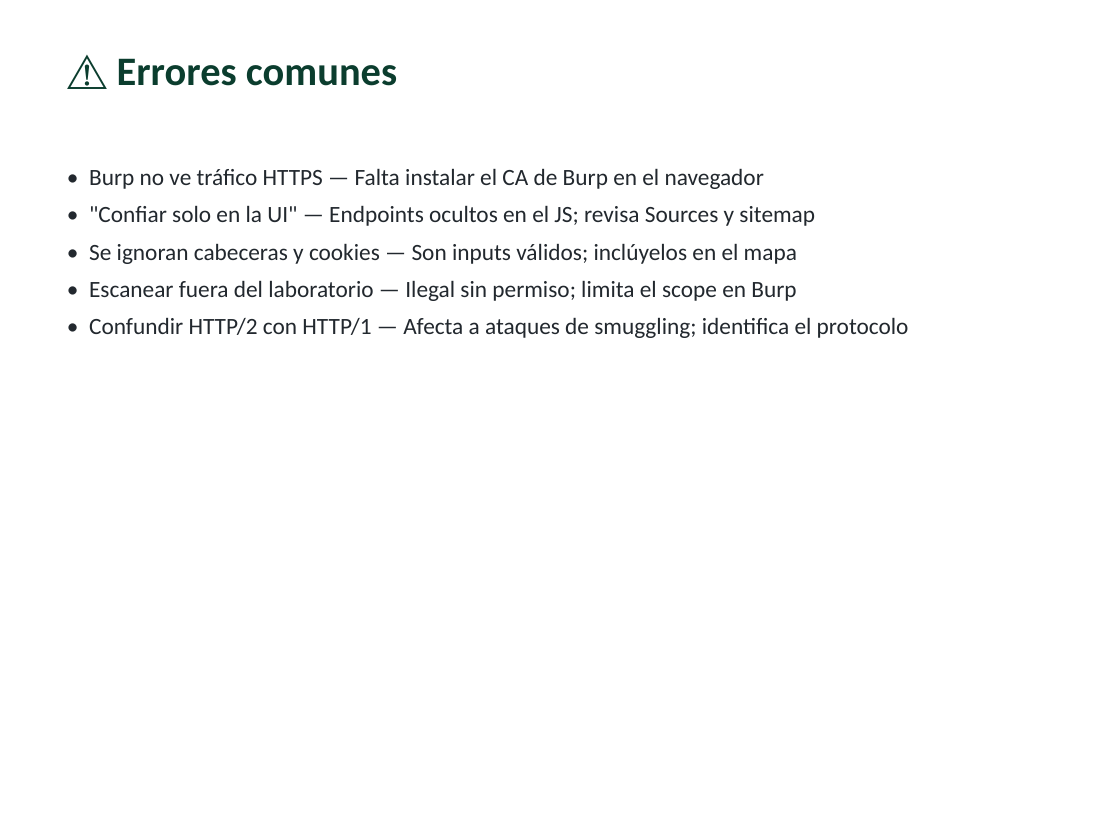
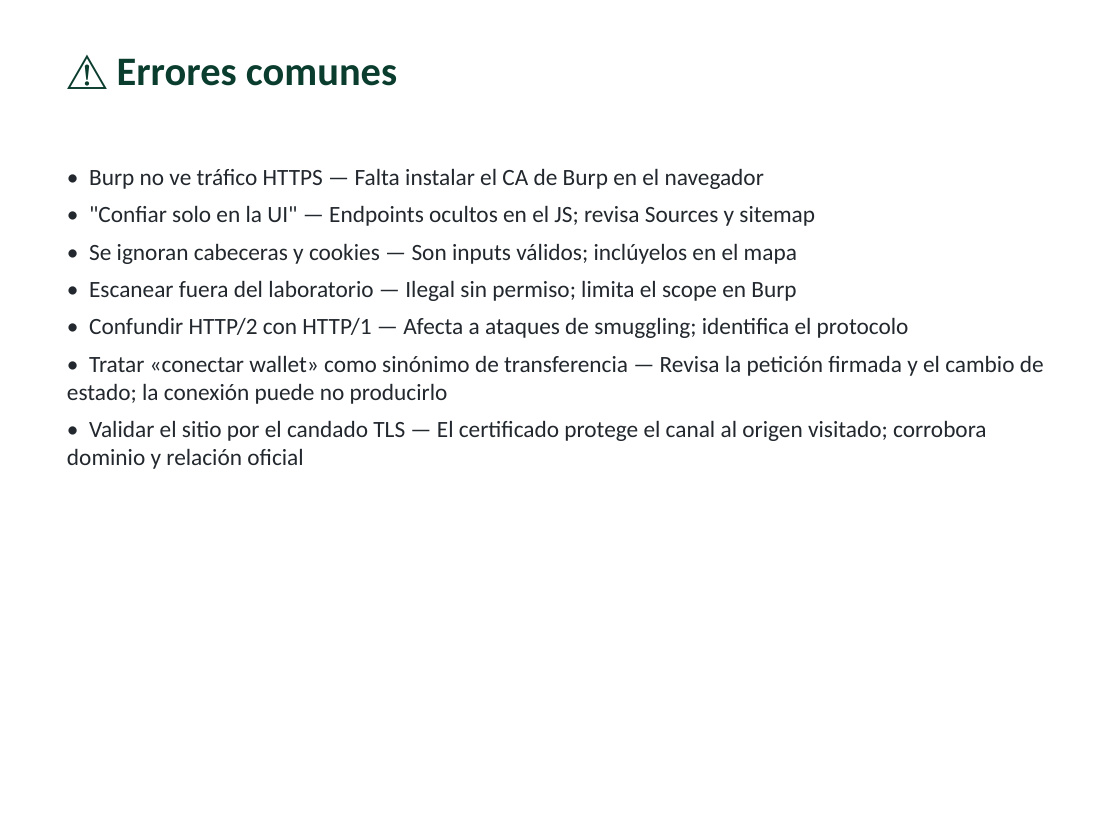
Before and after one commit to vladimiracunadev-create/modern-cybersecurity-program, a slide deck: slide 12 of classes/parte-4-seguridad-de-aplicaciones-web/086-arquitectura-web-moderna-y-superficie-de-ataque/clase-086-presentacion.pptx. Drawn at 1120x840 pixels with LibreOffice and Linux fonts; fonts in the diff are those of the drawing. Boxes give left, top, right and bottom in pixels: in the first picture for what was removed or moved away, otherwise in the second. Text is boxed around its words. In the diff, an @@ line names an element or a change of style, - is before the commit and + after.

```diff
--- a/classes/parte-4-seguridad-de-aplicaciones-web/086-arquitectura-web-moderna-y-superficie-de-ataque/clase-086-presentacion.pptx
+++ b/classes/parte-4-seguridad-de-aplicaciones-web/086-arquitectura-web-moderna-y-superficie-de-ataque/clase-086-presentacion.pptx
@@ text at <box>67,355,1044,469</box>: paragraphs added @@
+• Tratar «conectar wallet» como sinónimo de transferencia — Revisa la petición firmada y el cambio de estado; la conexión puede no producirlo
+• Validar el sitio por el candado TLS — El certificado protege el canal al origen visitado; corrobora dominio y relación oficial
```
Also in this commit, not shown: 6 other slides changed, 40 other files.
